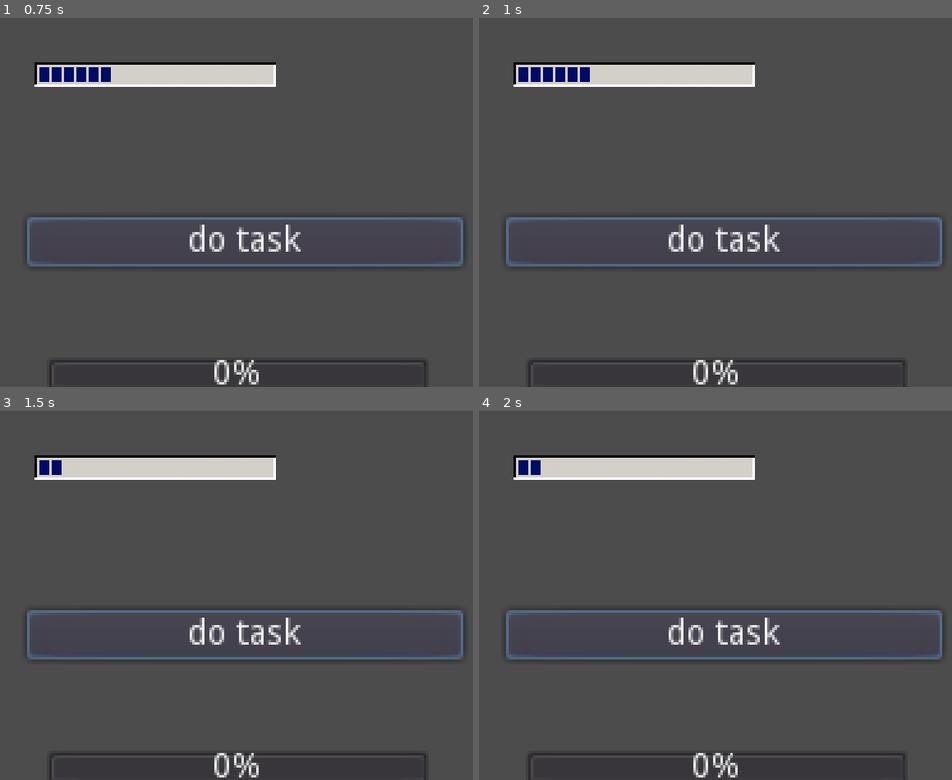
Above: before the commit, frames 1-4 (two rows, left to right).
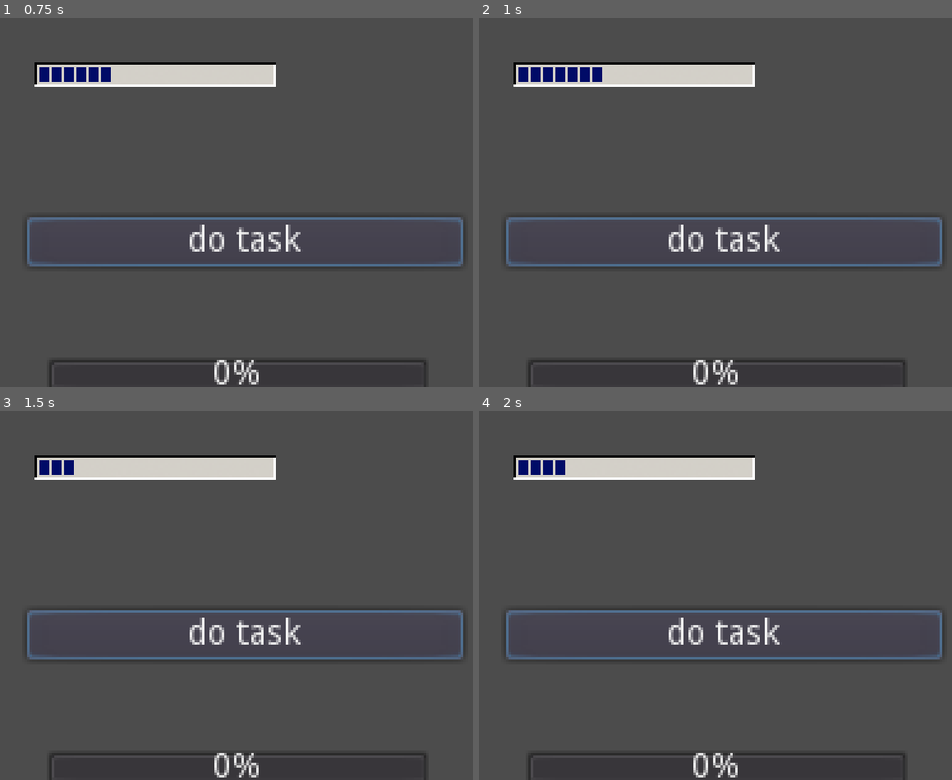
Above: after the commit, the same moments.

Repository: verazhong19/burnout_game
Game: Godot game, scene res://health_bar.tscn
Two runs of this game, one before a commit and one after it. Both use one fixed random seed, a clock stepped at 60 frames per second and the inputs below.
Inputs:
- Up to frame 1 (0.75 s): click "do task" at 0.5 s
- Up to frame 2 (1 s): no input
- Up to frame 3 (1.5 s): click "do task" at 1.25 s
- Up to frame 4 (2 s): no input

Frame 1 is identical in both runs. In frame 2, less than 0.1% of the frame differs, in the area x 23-27%, y 13-18%; in frame 3, less than 0.1%; in frame 4, 0.2%, in the area x 13-19%, y 13-18%.

Commit message:
changed progress bar

Diff:
--- a/healthBar.gd
+++ b/healthBar.gd
@@ -4,22 +4,23 @@
 var newHealth
 var currentTaskTime
 var newTaskTime
-var timer = 10
+var timer = 1
 onready var damage_button = $damage_button
 var taskTimer = 1
 var taskActive =  false
-var full=190
+
 
 func _ready():
 	damage_button.connect("pressed", self, "_button_pressed")
 
 
 func _process(delta):
+	var full=190
 	currentHealth = get_node("TextureProgress").get_value()
 	if currentHealth <full:
 		timer -= delta
 		if timer < 0:
-			print('heal!')
+			#print('heal!')
 			passiveHeal()
 			timer = 1
 
Binary file added: assets/cursor.png
Not shown, added: assets/cursor.png.import
Binary file added: assets/desktop/desktop.png
Not shown, added: assets/desktop/desktop.png.import
Not shown, changed: assets/.DS_Store
Not shown, changed: assets/psFile/brunout.psd
